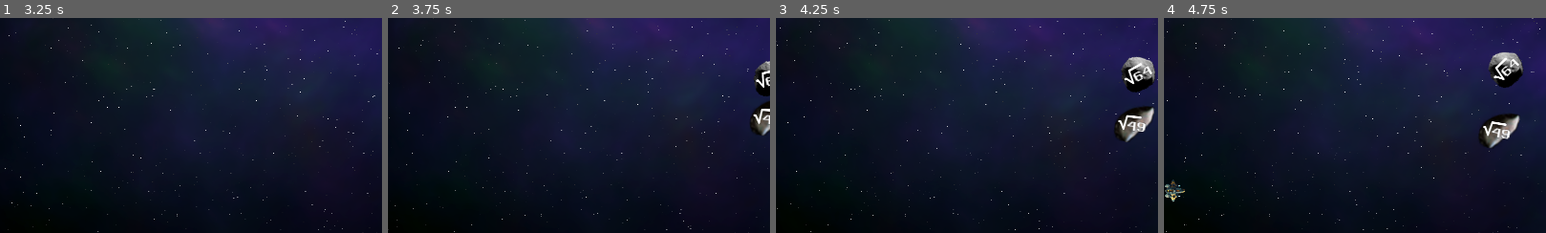
Above: before the commit, frames 1-4 (left to right).
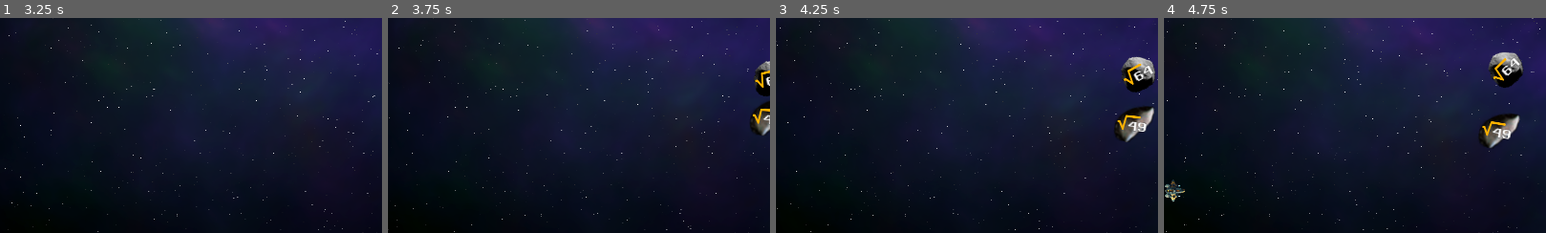
Above: after the commit, the same moments.

Repository: gingerr/ggj-2023-roots-one
Game: Godot game, scene res://pregame/MainMenu.tscn
Two runs of this game, one before a commit and one after it. Both use one fixed random seed, a clock stepped at 60 frames per second and the inputs below.
Inputs (mouse positions are % of the whole screen's width and height, from its top left):
- Up to frame 1 (3.25 s): click "New Game" at 0.5 s; tap Enter (ui_accept) at 1.25, 1.52, 2.27 s; move the mouse to (72, 45) at 1.27 s; hold Right (ui_right) 1.28-2.03 s; move the mouse to (30, 55) at 2.02 s; hold Down (ui_down) 2.03-2.78 s; move the mouse to (60, 28) at 2.77 s; hold Right (ui_right) from 2.78 s (still down)
- Up to frame 2 (3.75 s): move the mouse to (45, 70) at 3.52 s; release Right (ui_right) at 3.53 s; hold Up (ui_up) from 3.53 s (still down)
- Up to frame 3 (4.25 s): keep holding Up (ui_up); tap Enter (ui_accept) at 3.77 s
- Up to frame 4 (4.75 s): move the mouse to (80, 65) at 4.27 s; release Up (ui_up) at 4.28 s; hold Left (ui_left) from 4.28 s (still down); tap Enter (ui_accept) at 4.52 s
The pictures show only the part of the screen within x 50-100%, y 30-80%; the shares and areas given below are measured in that part.

Frame 1 is identical in both runs. In frame 2, 0.3% of the frame differs, in the area x 95-100%, y 24-50%; in frame 3, 0.5%, in the area x 89-99%, y 20-53%; in frame 4, 0.5%.

Commit message:
improves enemy visuals

Diff:
--- a/asteroid/EnemyRoot.tscn
+++ b/asteroid/EnemyRoot.tscn
@@ -17,17 +17,18 @@
 texture = ExtResource("2_ahl6p")
 
 [node name="Label" type="Label" parent="."]
-offset_left = -8.82353
+offset_left = -8.32353
 offset_top = -7.05882
-offset_right = 17.1765
-offset_bottom = 8.94118
+offset_right = 24.6765
+offset_bottom = 16.9412
 theme_override_colors/font_outline_color = Color(0, 0, 0, 1)
 theme_override_constants/outline_size = 1
 theme_override_font_sizes/font_size = 16
 text = "196"
 
 [node name="RootSprite" type="Sprite2D" parent="."]
-position = Vector2(-5.23529, 0)
+modulate = Color(1, 0.698039, 0, 1)
+position = Vector2(-6.23529, 0)
 scale = Vector2(0.3, 0.3)
 texture = ExtResource("3_5kn7v")
 
